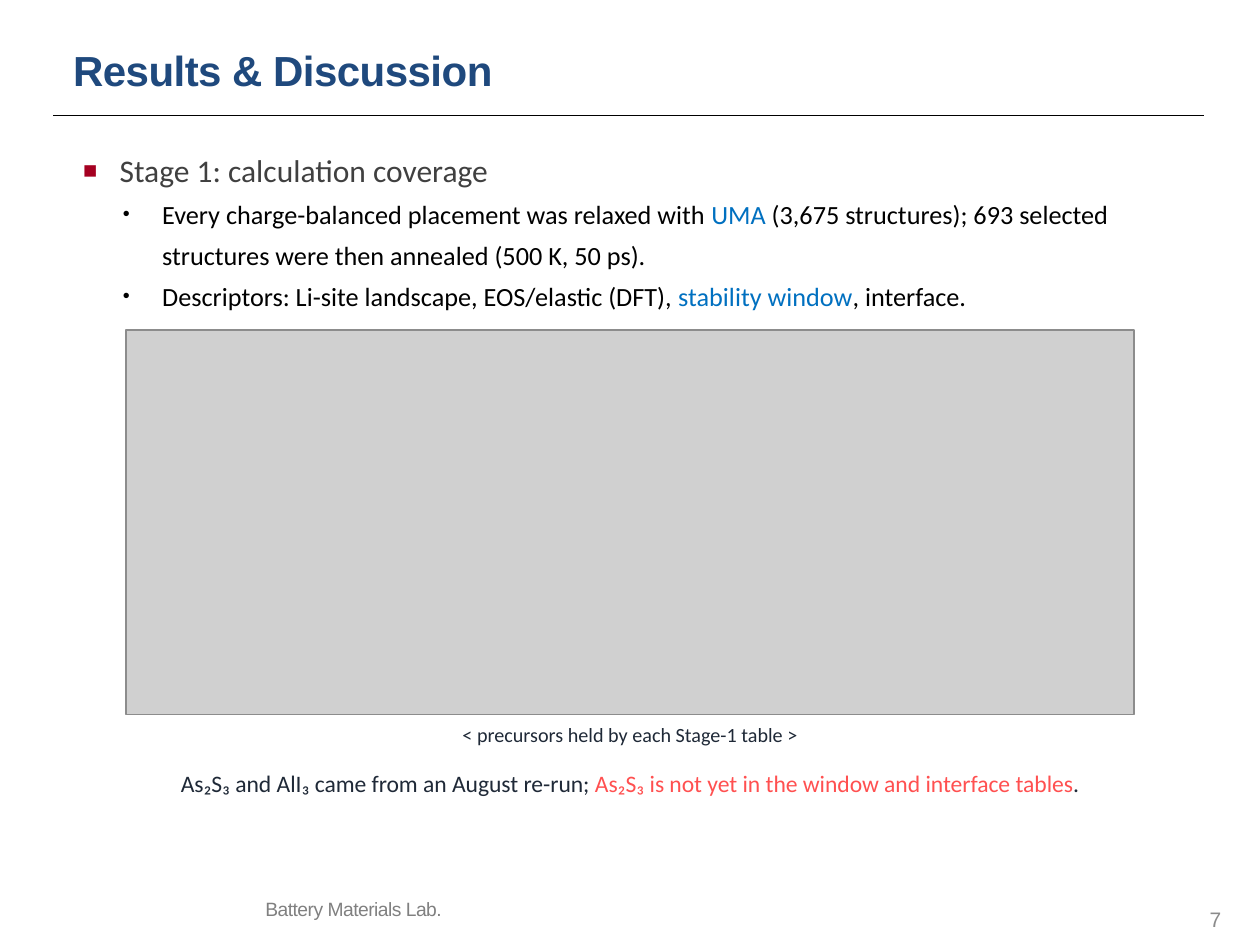
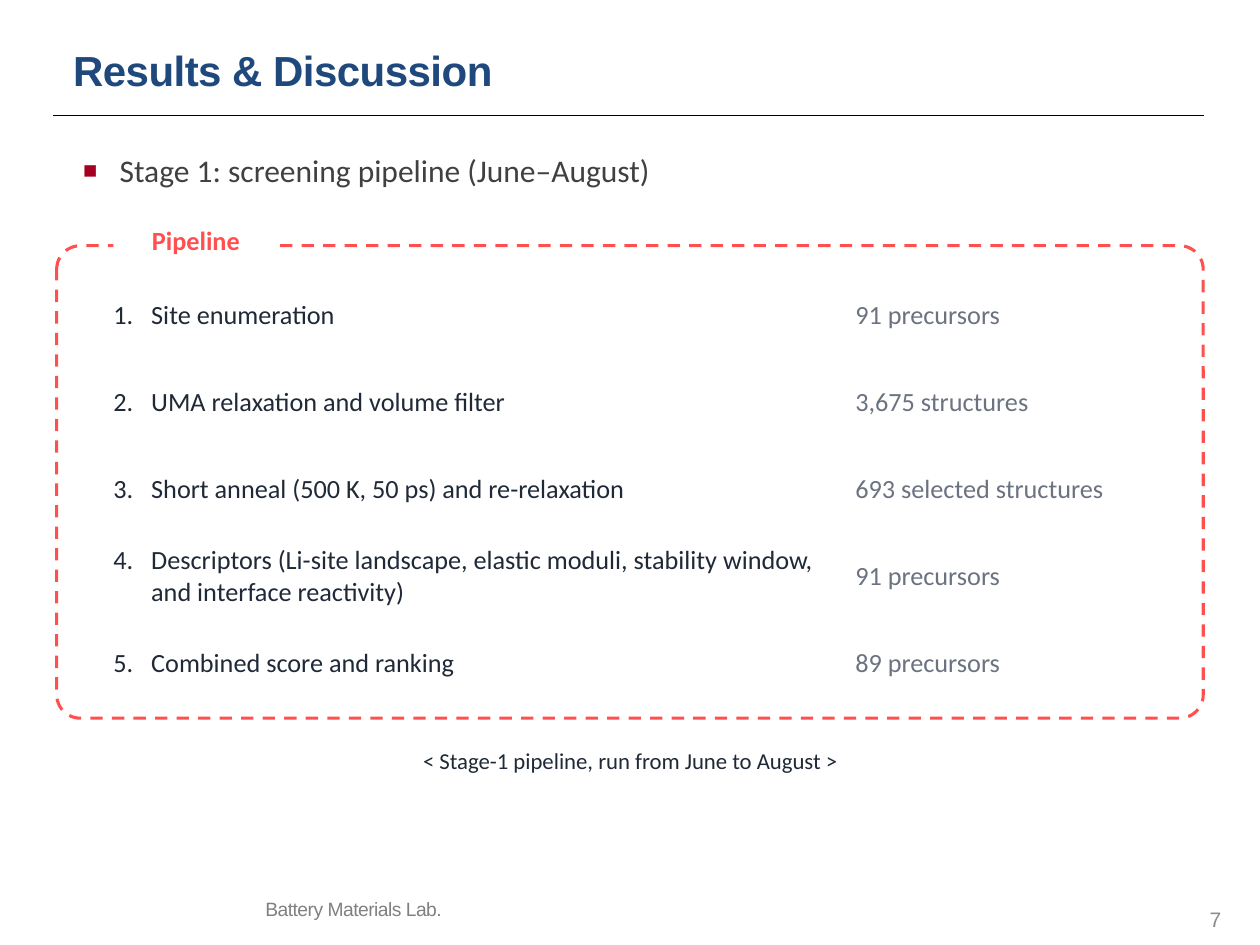
Before and after one commit to yonghoon7153-source/Yonghoon-DEM-DFT, a slide deck: slide 7 of kb/seminars/Research_Seminar_2026_10_13_cascade_progress_lean.pptx. Drawn at 1260x945 pixels with LibreOffice and Linux fonts; fonts in the diff are those of the drawing; grey boxes stand for pictures; background and template pictures are left out. Boxes give left, top, right and bottom in pixels: in the first picture for what was removed or moved away, otherwise in the second. Text is boxed around its words. In the diff, an @@ line names an element or a change of style, - is before the commit and + after.

```diff
--- a/kb/seminars/Research_Seminar_2026_10_13_cascade_progress_lean.pptx
+++ b/kb/seminars/Research_Seminar_2026_10_13_cascade_progress_lean.pptx
@@ text at box(120, 159, 649, 188): text changed; size 15 to 18 pt; text colour #000000 to #404040 @@
-■ Stage 1: calculation coverage
-• Every charge-balanced placement was relaxed with UMA (3,675 structures); 693 selected structures were then annealed (500 K, 50 ps).
-• Descriptors: Li-site landscape, EOS/elastic (DFT), stability window, interface.
+■ Stage 1: screening pipeline (June–August)
@@ text added at box(152, 231, 240, 254), 15 pt, text #FF5050, bold @@
+Pipeline
@@ rounded rectangle added at box(57, 246, 1203, 718), outline #FF5050 1.75 pt dashed @@
@@ text added at box(113, 306, 335, 324), 15 pt, text #1F2937 @@
+1. Site enumeration
@@ text added at box(855, 307, 1000, 328), 15 pt, text #6B7280 @@
+91 precursors
@@ picture removed at box(126, 330, 1134, 714) @@
@@ text added at box(113, 392, 505, 411), 15 pt, text #1F2937 @@
+2. UMA relaxation and volume filter
@@ text added at box(855, 393, 1028, 414), 15 pt, text #6B7280 @@
+3,675 structures
@@ text added at box(113, 479, 624, 503), 15 pt, text #1F2937 @@
+3. Short anneal (500 K, 50 ps) and re-relaxation
@@ text added at box(855, 480, 1103, 498), 15 pt, text #6B7280 @@
+693 selected structures
@@ text added at box(113, 550, 812, 606), 15 pt, text #1F2937 @@
+4. Descriptors (Li-site landscape, elastic moduli, stability window, and interface reactivity)
@@ text added at box(855, 568, 1000, 589), 15 pt, text #6B7280 @@
+91 precursors
@@ text added at box(113, 653, 454, 677), 15 pt, text #1F2937 @@
+5. Combined score and ranking
@@ text added at box(855, 654, 1000, 676), 15 pt, text #6B7280 @@
+89 precursors
@@ text removed at box(181, 775, 1080, 796) @@
-As₂S₃ and AlI₃ came from an August re-run; As₂S₃ is not yet in the window and interface tables.
@@ text at box(439, 753, 821, 773): text changed; size 11.5 to 13 pt @@
-< precursors held by each Stage-1 table >
+< Stage-1 pipeline, run from June to August >
```
Also in this commit, not shown: 14 other files.
